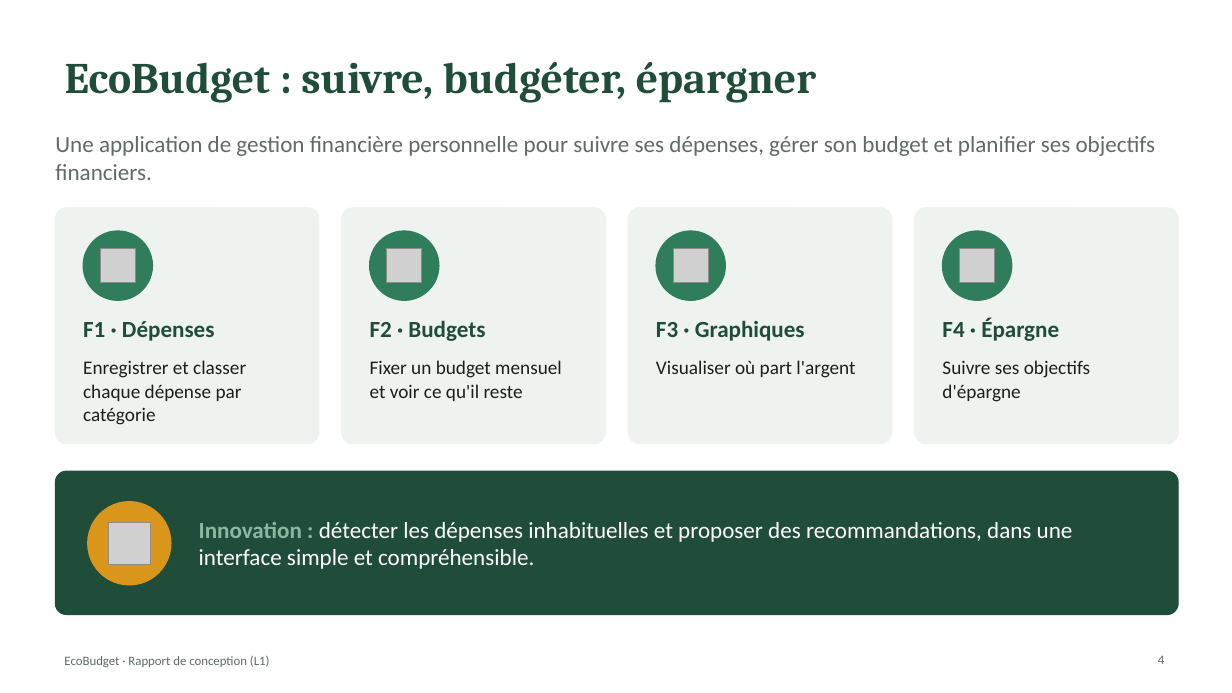
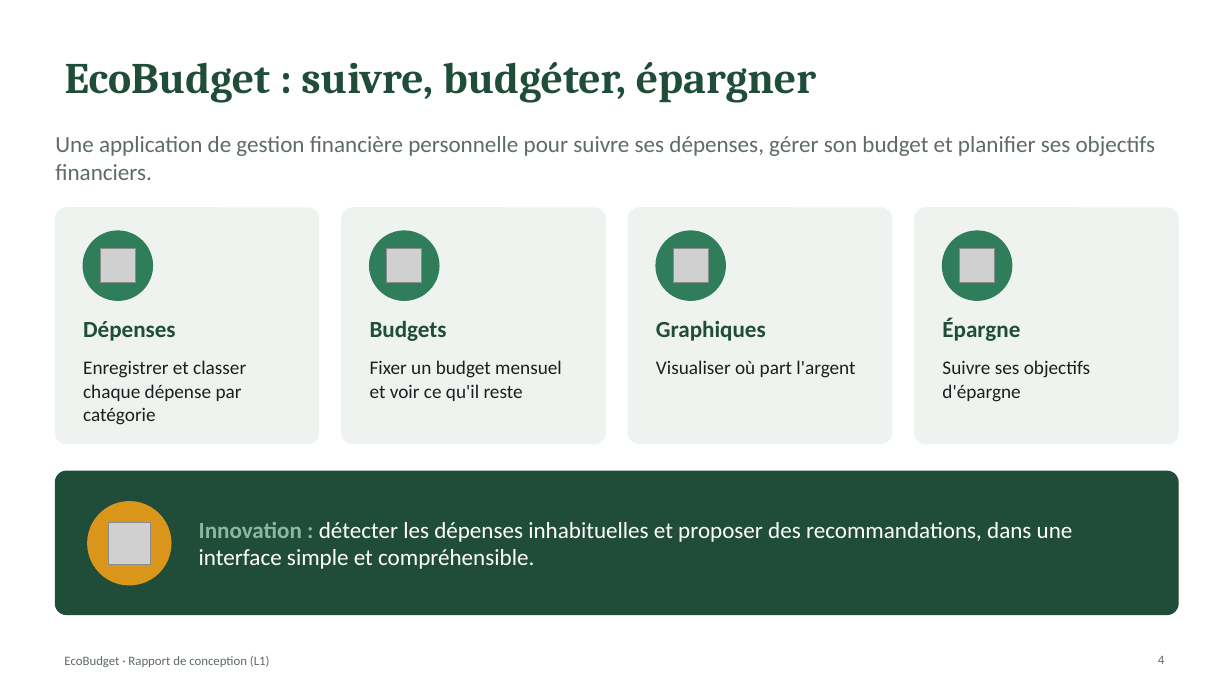
Before and after one commit to kaderouadahi/EcoBudget, a slide deck: slide 4 of livrables/L1_conception.pptx. Drawn at 1232x693 pixels with LibreOffice and Linux fonts; fonts in the diff are those of the drawing; grey boxes stand for pictures. Boxes give left, top, right and bottom in pixels: in the first picture for what was removed or moved away, otherwise in the second. Text is boxed around its words. In the diff, an @@ line names an element or a change of style, - is before the commit and + after.

```diff
--- a/livrables/L1_conception.pptx
+++ b/livrables/L1_conception.pptx
@@ text at box(83, 321, 176, 341): text changed @@
-F1 · Dépenses
+Dépenses
@@ text at box(370, 320, 447, 341): text changed @@
-F2 · Budgets
+Budgets
@@ text at box(656, 320, 766, 341): text changed @@
-F3 · Graphiques
+Graphiques
@@ text at box(942, 317, 1020, 341): text changed @@
-F4 · Épargne
+Épargne
```
Also in this commit, not shown: 7 other slides changed, 8 slides added, 3 slides removed, 5 other files.
